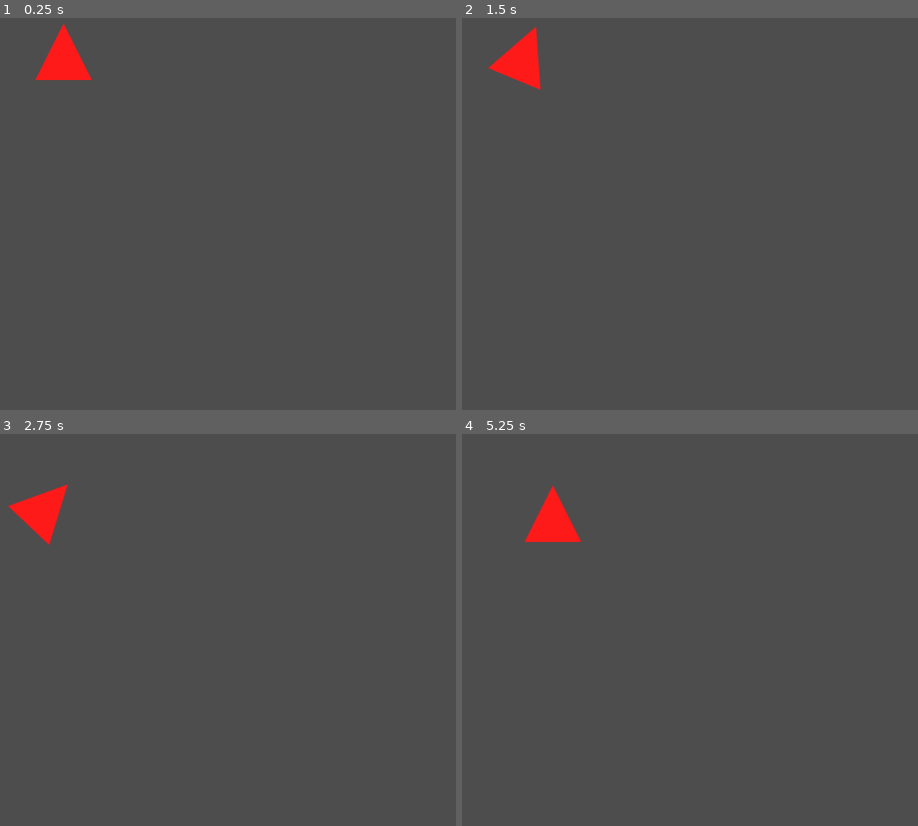
Above: before the commit, frames 1-4 (two rows, left to right).
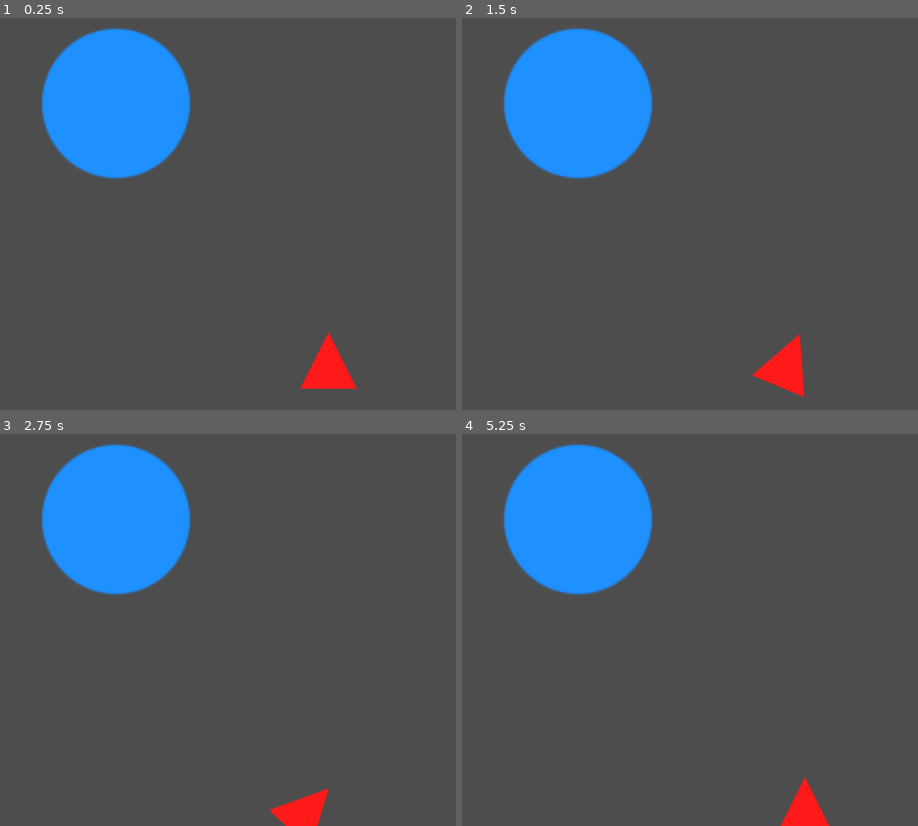
Above: after the commit, the same moments.

Repository: PheonixKB/spacewar
Game: Godot game, scene res://scenes/main.tscn
The game is run twice, just before and just after one commit, with the same random seed, the same clock (stepped at 60 frames per second) and the same inputs.
Inputs:
- Up to frame 1 (0.25 s): no input
- Up to frame 2 (1.5 s): tap Enter at 0.5 s; hold D (rotate_right) 0.53-1.28 s; hold S (reverse_thrust) from 1.28 s (still down)
- Up to frame 3 (2.75 s): release S (reverse_thrust) at 2.03 s; hold D (rotate_right) from 2.03 s (still down)
- Up to frame 4 (5.25 s): release D (rotate_right) at 2.78 s; hold W (forward_thrust) 2.78-3.53 s; hold A (rotate_left) 3.53-5.03 s; hold S (reverse_thrust) from 5.03 s (still down)

The runs differ from the first frame. In frame 1, 11% of the frame differs, in the area x 7-79%, y 1-95%; in frame 2, 11%, in the area x 5-76%, y 2-97%; in frame 3, 11%; in frame 4, 11%.

Commit message:
added gravity well and its kill zone

Diff:
--- /dev/null
+++ b/scenes/GravityWell.tscn
@@ -0,0 +1,20 @@
+[gd_scene format=3 uid="uid://cao82m7f0s4gp"]
+
+[ext_resource type="Script" uid="uid://br8v74t0x4aqm" path="res://scripts/gravity_well.gd" id="1_2p5qd"]
+[ext_resource type="Texture2D" uid="uid://bhxm301qhrhuv" path="res://assets/circle.svg" id="2_75dvb"]
+
+[sub_resource type="CircleShape2D" id="CircleShape2D_c7ew2"]
+radius = 99.724625
+
+[node name="GravityWell" type="Node2D" unique_id=1793359952]
+script = ExtResource("1_2p5qd")
+
+[node name="Sprite2D" type="Sprite2D" parent="." unique_id=1456411365]
+position = Vector2(-1.9073486e-06, 1.9999924)
+scale = Vector2(2.61, 2.6363635)
+texture = ExtResource("2_75dvb")
+
+[node name="Area2D" type="Area2D" parent="." unique_id=495165208]
+
+[node name="CollisionShape2D" type="CollisionShape2D" parent="Area2D" unique_id=1181455033]
+shape = SubResource("CircleShape2D_c7ew2")
--- a/scenes/main.tscn
+++ b/scenes/main.tscn
@@ -1,8 +1,12 @@
 [gd_scene format=3 uid="uid://ck244wsn1nj50"]
 
 [ext_resource type="PackedScene" uid="uid://citcq11bhhs0b" path="res://scenes/player.tscn" id="1_ig7tw"]
+[ext_resource type="PackedScene" uid="uid://cao82m7f0s4gp" path="res://scenes/GravityWell.tscn" id="2_0wfyh"]
 
 [node name="Main" type="Node2D" unique_id=170585860]
 
 [node name="Player" parent="." unique_id=1459089273 instance=ExtResource("1_ig7tw")]
-position = Vector2(446, 394)
+position = Vector2(820, 830)
+
+[node name="GravityWell" parent="." unique_id=1793359952 instance=ExtResource("2_0wfyh")]
+position = Vector2(520, 465)
--- /dev/null
+++ b/scripts/gravity_well.gd
@@ -0,0 +1,13 @@
+extends Node2D
+
+
+@export var gravity_strength: float = 500000.0
+@export var kill_radius: float = 40.0
+# Called when the node enters the scene tree for the first time.
+func _ready() -> void:
+	pass # Replace with function body.
+
+
+# Called every frame. 'delta' is the elapsed time since the previous frame.
+func _process(delta: float) -> void:
+	pass
--- a/scripts/player.gd
+++ b/scripts/player.gd
@@ -1,6 +1,7 @@
 extends CharacterBody2D
 
 @onready var collision_shape: CollisionShape2D = $CollisionShape2D
+@onready var gravity_well = $"../GravityWell"
 
 const THRUST := 100.0
 const REVERSE_THRUST := 70.0
@@ -14,6 +15,22 @@
 	screen_size = get_viewport_rect().size
 
 func _physics_process(delta: float) -> void:
+
+	var direction = gravity_well.global_position - global_position
+	var distance = max(direction.length(), 30.0)
+
+	if distance <= gravity_well.kill_radius:
+		print("Player entered the star!")
+		queue_free()
+		return
+
+
+	var gravity_force = direction.normalized() * (
+		gravity_well.gravity_strength / (distance * distance)
+	)
+
+	velocity += gravity_force * delta
+
 
 	if Input.is_action_pressed("rotate_left"):
 		rotation_degrees -= ROTATION_SPEED * delta
Not shown, added: scripts/gravity_well.gd.uid
